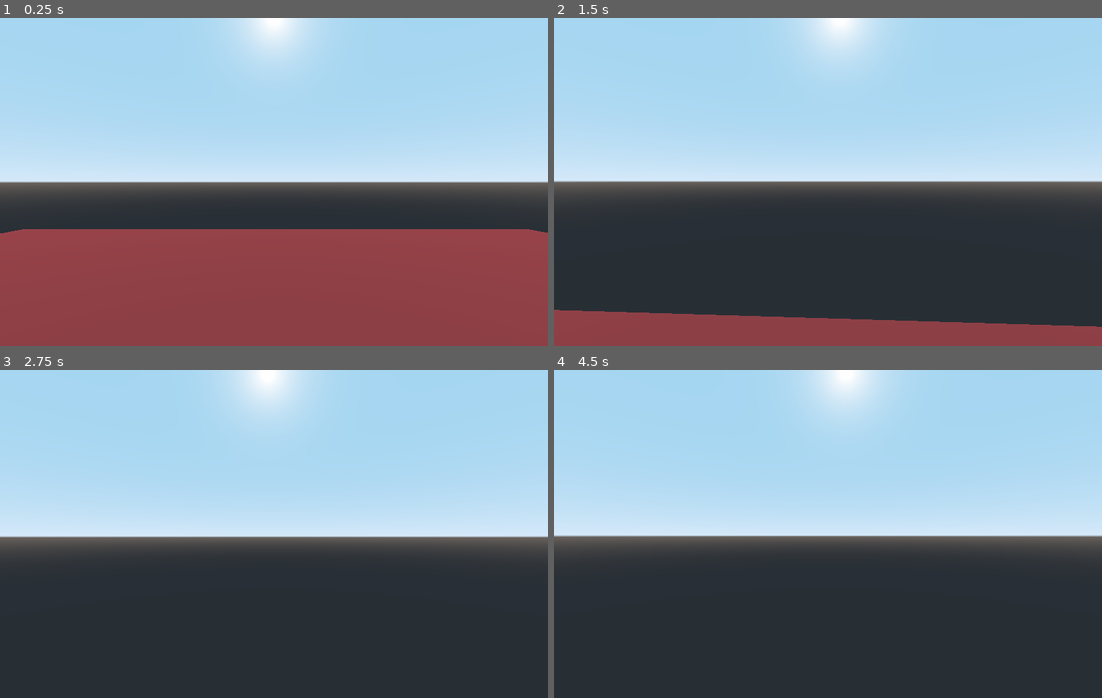
Above: before the commit, frames 1-4 (two rows, left to right).
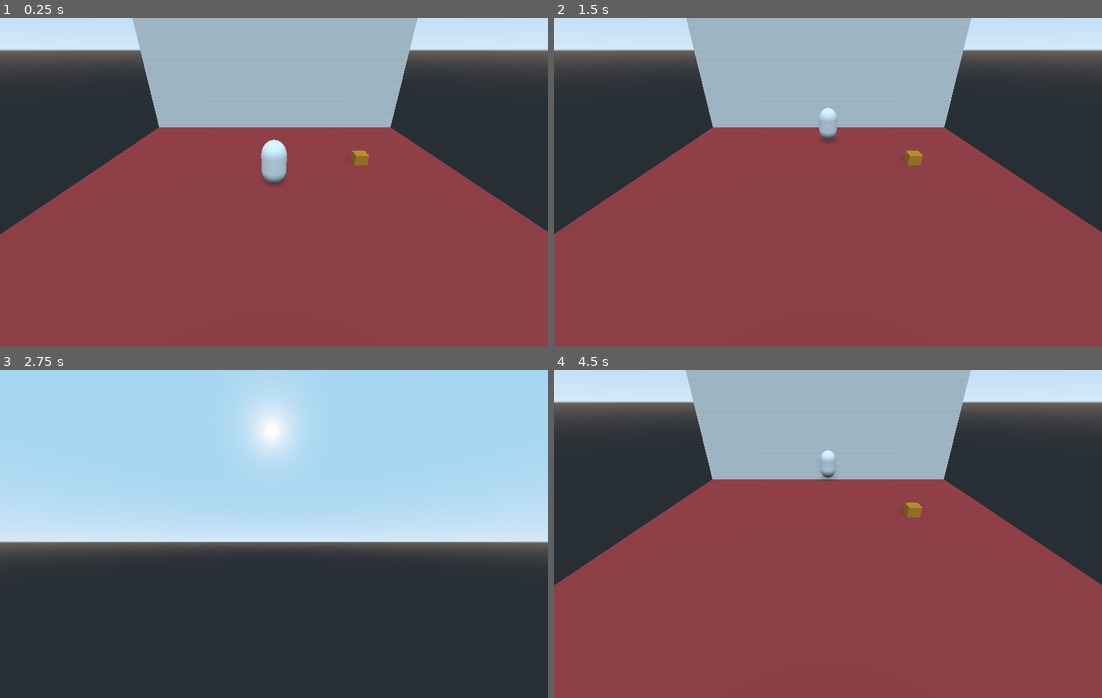
Above: after the commit, the same moments.

Repository: Carbine28/Game-to-Teach-3D-Transformation
Game: Godot game, scene res://main.tscn
Same seed, same stepped clock (60 frames per second), same inputs: the game is played once before the commit and once after it.
Inputs (mouse positions are in pixels of both pictures, inside the frame that each line leads up to):
- Up to frame 1 (0.25 s): no input
- Up to frame 2 (1.5 s): tap Enter at 0.5 s; move the mouse to (855, 182) at 0.52 s; hold W (move_forward) from 0.53 s (still down); tap Tab (switch_camera, bound only after the commit) at 0.6, 1.35 s; tap Space (jump) at 0.77 s; move the mouse to (800, 182) at 1.27 s
- Up to frame 3 (2.75 s): keep holding W (move_forward); tap Space (jump) at 1.52 s; move the mouse to (284, 527) at 2.02 s; tap Tab (switch_camera, bound only after the commit) at 2.1 s
- Up to frame 4 (4.5 s): keep holding W (move_forward); tap Space (jump) at 2.75, 3.02, 3.77 s; move the mouse to (822, 540) at 2.77 s; tap Tab (switch_camera, bound only after the commit) at 2.85, 3.6, 4.35 s; move the mouse to (866, 537) at 3.52 s; tap Q (debug_button, bound only after the commit) at 4.15 s; tap Enter at 4.25 s; move the mouse to (784, 530) at 4.27 s

The runs differ from the first frame. In frame 1, 63% of the frame differs, in the area x 0-100%, y 0-67%; in frame 2, 90%; in frame 3, 3.7%; in frame 4, 99%, in the area x 0-100%, y 0-100%.

Commit message:
Improved movement and camera system

Diff:
--- /dev/null
+++ b/Base/Camera.gd
@@ -0,0 +1,22 @@
+extends Position3D
+
+# Get reference to the two cameras
+onready var firstPersonCamera = $firstPerson
+var look_rotation = Vector3.ZERO
+export var mouse_sensitivity = 0.05
+
+func _ready():
+	#rotation = thirdPersonCamera.rotation
+	pass
+
+func _process(delta):
+	if firstPersonCamera.current:
+		rotation_degrees.x = look_rotation.x
+		rotation_degrees.y = look_rotation.y
+
+func _input(event):
+	if event is InputEventMouseMotion and firstPersonCamera.current:
+		look_rotation.x -= event.relative.y * mouse_sensitivity
+		look_rotation.x = clamp(look_rotation.x, -89.9, 89.9)
+		look_rotation.y -= event.relative.x * mouse_sensitivity
+		look_rotation.y = wrapf(look_rotation.y, 0.0, 360.0)
--- a/Base/Player.gd
+++ b/Base/Player.gd
@@ -1,37 +1,45 @@
 extends KinematicBody
 
-export var mouse_sensitivity = 0.05
+onready var _body = $Body
+onready var _camera = $Camera
+# Used for first person picking? But do we really need it
+onready var interaction = $Camera/firstPerson/RayCast
+var picked_Object
+
 export var speed = 10
 export var acceleration = 10
 export var jump = 8
+export var gravity = 18.2
+
 export var coyoteTime = 0.2
 var coyoteTimeCounter = 0.0
 
-export var gravity = 18.2
-
-onready var _body = $Body
-onready var _head = $Head
-
 var velocity = Vector3.ZERO
-var look_rotation = Vector3.ZERO
 var direction = Vector3.ZERO
+var prevDirection = Vector3.ZERO
+var cameraIsActive = false
+var defaultSpawnPoint
 
 func _ready():
-	Input.set_mouse_mode(Input.MOUSE_MODE_CAPTURED)
-	_body.visible = false # Disabled player model in first person so it cant be seen
-	_head.rotation = rotation # Set Initial Camera to be aligned with Player model rotation
+	defaultSpawnPoint = global_translation
+	prevDirection = _camera.rotation
 
 func _physics_process(delta):
-	# Sets the head(camera) rotation based on mouse movement
-	_head.rotation_degrees.x = look_rotation.x
-	_head.rotation_degrees.y = look_rotation.y
 	# Set player movement to WASD controls, normalize and rotate so direction moved is always the camera front
 	direction = Vector3(
 		Input.get_action_strength("move_right") - Input.get_action_strength("move_left"),
 		0,
 		Input.get_action_strength("move_backward") - Input.get_action_strength("move_forward")
-	).normalized().rotated(Vector3.UP, _head.rotation.y)
+	).normalized().rotated(Vector3.UP, _camera.rotation.y)
 
+	# Sync Camera when switching
+	if _body.visible:
+		if direction != Vector3.ZERO:
+			_body.look_at(translation + direction, Vector3.UP)
+			prevDirection = _body.rotation
+	else:
+		_body.rotation.y = _camera.rotation.y
+		prevDirection = _body.rotation
 	# Interpolate current velocity to desired velocity
 	velocity.x = lerp(velocity.x, direction.x * speed, acceleration * delta)
 	velocity.z = lerp(velocity.z, direction.z * speed, acceleration * delta)
@@ -51,9 +59,14 @@
 	if (Input.is_action_just_released("jump") and velocity.y > 0.0):
 		coyoteTimeCounter = 0.0
 
-func _input(event):
-	if event is InputEventMouseMotion:
-		look_rotation.x -= event.relative.y * mouse_sensitivity
-		look_rotation.x = clamp(look_rotation.x, -89.9, 89.9)
-		look_rotation.y -= event.relative.x * mouse_sensitivity
-		look_rotation.y = wrapf(look_rotation.y, 0.0, 360.0)
+func _on_level_test_camera_toggled():
+	cameraIsActive = !cameraIsActive
+	_camera.get_node("firstPerson").set_process(cameraIsActive)
+	if cameraIsActive:
+		_camera.get_node("firstPerson").make_current()
+		Input.set_mouse_mode(Input.MOUSE_MODE_CAPTURED)
+		_body.visible = false
+		_camera.look_rotation.y = rad2deg(prevDirection.y)
+		_camera.look_rotation.x = rad2deg(prevDirection.x)
+	else:
+		_body.visible = true
--- a/Base/Player.tscn
+++ b/Base/Player.tscn
@@ -1,8 +1,14 @@
-[gd_scene load_steps=4 format=2]
+[gd_scene load_steps=7 format=2]
 
 [ext_resource path="res://Player.gd" type="Script" id=1]
+[ext_resource path="res://Camera.gd" type="Script" id=2]
 
 [sub_resource type="CapsuleMesh" id=1]
+
+[sub_resource type="CubeMesh" id=3]
+
+[sub_resource type="SpatialMaterial" id=4]
+albedo_color = Color( 0.298039, 0.290196, 0.290196, 1 )
 
 [sub_resource type="CapsuleShape" id=2]
 height = 0.002
@@ -12,14 +18,25 @@
 
 [node name="Body" type="Spatial" parent="."]
 
-[node name="MeshInstance" type="MeshInstance" parent="Body"]
+[node name="body" type="MeshInstance" parent="Body"]
 transform = Transform( 0.886903, 0, 0, 0, -4.73151e-08, -1.08244, 0, 0.875932, -3.82882e-08, 0.00233388, 1.58099, 0.011692 )
 mesh = SubResource( 1 )
 
-[node name="Head" type="Position3D" parent="."]
-transform = Transform( 1, 0, 0, 0, 1, 0, 0, 0, 1, 0, 2.55125, -0.959462 )
+[node name="head" type="MeshInstance" parent="Body"]
+transform = Transform( 0.386323, 0, 0, 0, 0.222089, 0, 0, 0, 0.193294, 0, 2.478, -0.77621 )
+mesh = SubResource( 3 )
+material/0 = SubResource( 4 )
 
-[node name="Camera" type="Camera" parent="Head"]
+[node name="Camera" type="Position3D" parent="."]
+transform = Transform( 1, 0, 0, 0, 1, 0, 0, 0, 1, 0, 2.5, -1 )
+script = ExtResource( 2 )
+
+[node name="firstPerson" type="Camera" parent="Camera"]
+fov = 90.0
+
+[node name="RayCast" type="RayCast" parent="Camera/firstPerson"]
+enabled = true
+cast_to = Vector3( 0, 0, -5 )
 
 [node name="CollisionShape" type="CollisionShape" parent="."]
 transform = Transform( 1, 0, 0, 0, -7.42236e-08, -1.69804, 0, 1, -4.37114e-08, 0, 1.576, 0 )
--- a/Base/World.gd
+++ b/Base/World.gd
@@ -8,8 +8,8 @@
 	# print_debug(get_tree().get_root()) # root node is main? since root node is main
 	call_deferred("add_child", test_level) # defer code so that when main is finished setting up ,
 
-
-func _unhandled_input(event):
-	if event is InputEventKey:
-		if event.pressed and event.scancode == KEY_ESCAPE:
-			get_tree().quit()
+func _unhandled_input(_event):
+	if Input.is_action_pressed("quit"):
+		get_tree().quit()
+	if Input.is_action_just_pressed("debug_button"):
+		pass
--- /dev/null
+++ b/Base/levels/level_test.gd
@@ -0,0 +1,46 @@
+extends Spatial
+
+onready var thirdPersonCamera = $Camera
+onready var player = $Player
+signal camera_toggled
+var cameraIsActive = true
+var ray_origin = Vector3()
+var ray_target = Vector3()
+
+func _ready():
+	thirdPersonCamera.make_current()
+	Input.set_mouse_mode(Input.MOUSE_MODE_VISIBLE)
+
+func _physics_process(delta):
+	var mouse_position = get_viewport().get_mouse_position()
+
+	if thirdPersonCamera.current:
+		ray_origin = thirdPersonCamera.project_ray_origin(mouse_position)
+		ray_target = ray_origin + thirdPersonCamera.project_ray_normal(mouse_position) * 2000
+
+		var space_state = get_world().direct_space_state
+		var intersection = space_state.intersect_ray(ray_origin, ray_target)
+
+		if not intersection.empty():
+			#var pos = intersection.position
+			#print(intersection.collider)
+			pass
+func _process(delta):
+	if Input.is_action_just_pressed("switch_camera"):
+		emit_signal("camera_toggled")
+		cameraIsActive = !cameraIsActive
+		thirdPersonCamera.set_process(cameraIsActive) # Enable/Disable TP Camera
+		if cameraIsActive:
+			thirdPersonCamera.make_current()
+			Input.set_mouse_mode(Input.MOUSE_MODE_VISIBLE)
+			player.get_node("Camera").rotation = thirdPersonCamera.rotation # reset rotation so input matches camera
+	if cameraIsActive:
+		thirdPersonCamera.translation.x = player.translation.x
+
+func _on_OutofBoundsFloor_body_entered(body):
+	# Player
+	if body.name == "Player":
+		body.global_translation = body.defaultSpawnPoint
+	else: # Objects with gravity
+		body.global_translation = body.owner.defaultSpawnPoint
+	# Objects without gravity
--- a/Base/levels/level_test.tscn
+++ b/Base/levels/level_test.tscn
@@ -1,6 +1,8 @@
-[gd_scene load_steps=5 format=2]
+[gd_scene load_steps=9 format=2]
 
 [ext_resource path="res://Player.tscn" type="PackedScene" id=1]
+[ext_resource path="res://levels/level_test.gd" type="Script" id=2]
+[ext_resource path="res://transformable_Objects/box.tscn" type="PackedScene" id=3]
 
 [sub_resource type="BoxShape" id=2]
 extents = Vector3( 15, 1, 15 )
@@ -12,8 +14,18 @@
 material = SubResource( 3 )
 size = Vector3( 30, 2, 30 )
 
+[sub_resource type="SpatialMaterial" id=4]
+albedo_color = Color( 0.941176, 0.941176, 0.941176, 1 )
+
+[sub_resource type="BoxShape" id=5]
+extents = Vector3( 60, 1, 60 )
+
 [node name="level_test" type="Spatial"]
 transform = Transform( 1, 0, 0, 0, 1, 0, 0, 0, 1, -0.0143375, -0.0479512, 0.000162125 )
+script = ExtResource( 2 )
+
+[node name="Player" parent="." instance=ExtResource( 1 )]
+transform = Transform( 1, 0, 0, 0, 1, 0, 0, 0, 1, -0.100951, 0.79234, 0.0118334 )
 
 [node name="Floor" type="StaticBody" parent="."]
 transform = Transform( 1, 0, 0, 0, 1, 0, 0, 0, 1, 0.00493431, 0, 0.0344582 )
@@ -31,5 +43,31 @@
 light_energy = 0.3
 shadow_enabled = true
 
-[node name="Player" parent="." instance=ExtResource( 1 )]
-transform = Transform( 1, 0, 0, 0, 1, 0, 0, 0, 1, -0.100951, 0.79234, 0.0118334 )
+[node name="Walls" type="Spatial" parent="."]
+
+[node name="Wall" type="StaticBody" parent="Walls"]
+transform = Transform( 1, 0, 0, 0, -4.37114e-08, -1, 0, 1, -4.37114e-08, 0.00493431, 12.7687, -14.8949 )
+
+[node name="CollisionShape" type="CollisionShape" parent="Walls/Wall"]
+transform = Transform( 0.999657, 0, 0, 0, 0.999657, 0, 0, 0, 0.999657, 0, -1, 0 )
+shape = SubResource( 2 )
+
+[node name="MeshInstance" type="MeshInstance" parent="Walls/Wall"]
+transform = Transform( 1, 0, 0, 0, 1.66345, -2.90005e-08, 0, -2.90005e-08, 1, 0, -1.67691, 0 )
+mesh = SubResource( 1 )
+material/0 = SubResource( 4 )
+
+[node name="Camera" type="Camera" parent="."]
+transform = Transform( 1, 0, 0, 0, 0.871128, 0.491056, 0, -0.491056, 0.871128, 0, 8.76117, 15.1 )
+
+[node name="OutofBoundsFloor" type="Area" parent="."]
+transform = Transform( 1, 0, 0, 0, 1, 0, 0, 0, 1, 0, -19.4613, 0 )
+
+[node name="CollisionShape" type="CollisionShape" parent="OutofBoundsFloor"]
+shape = SubResource( 5 )
+
+[node name="spatial" parent="." instance=ExtResource( 3 )]
+transform = Transform( 1, 0, 0, 0, 1, 0, 0, 0, 1, 7.41955, 0.475794, -3.91853 )
+
+[connection signal="camera_toggled" from="." to="Player" method="_on_level_test_camera_toggled"]
+[connection signal="body_entered" from="OutofBoundsFloor" to="." method="_on_OutofBoundsFloor_body_entered"]
--- a/Base/project.godot
+++ b/Base/project.godot
@@ -18,7 +18,6 @@
 
 window/size/width=1200
 window/size/height=720
-window/size/fullscreen=true
 
 [gui]
 
@@ -51,6 +50,21 @@
 "events": [ Object(InputEventKey,"resource_local_to_scene":false,"resource_name":"","device":0,"alt":false,"shift":false,"control":false,"meta":false,"command":false,"pressed":false,"scancode":32,"physical_scancode":0,"unicode":0,"echo":false,"script":null)
  ]
 }
+quit={
+"deadzone": 0.5,
+"events": [ Object(InputEventKey,"resource_local_to_scene":false,"resource_name":"","device":0,"alt":false,"shift":false,"control":false,"meta":false,"command":false,"pressed":false,"scancode":16777217,"physical_scancode":0,"unicode":0,"echo":false,"script":null)
+ ]
+}
+switch_camera={
+"deadzone": 0.5,
+"events": [ Object(InputEventKey,"resource_local_to_scene":false,"resource_name":"","device":0,"alt":false,"shift":false,"control":false,"meta":false,"command":false,"pressed":false,"scancode":16777218,"physical_scancode":0,"unicode":0,"echo":false,"script":null)
+ ]
+}
+debug_button={
+"deadzone": 0.5,
+"events": [ Object(InputEventKey,"resource_local_to_scene":false,"resource_name":"","device":0,"alt":false,"shift":false,"control":false,"meta":false,"command":false,"pressed":false,"scancode":81,"physical_scancode":0,"unicode":0,"echo":false,"script":null)
+ ]
+}
 
 [physics]
 
--- /dev/null
+++ b/Base/transformable_Objects/box.gd
@@ -0,0 +1,8 @@
+extends Spatial
+
+# Script for all moveable objects - Non gravity
+var defaultSpawnPoint
+#
+
+func _ready():
+	defaultSpawnPoint = global_translation
--- /dev/null
+++ b/Base/transformable_Objects/box.tscn
@@ -0,0 +1,26 @@
+[gd_scene load_steps=5 format=2]
+
+[ext_resource path="res://transformable_Objects/box.gd" type="Script" id=1]
+
+[sub_resource type="CubeMesh" id=1]
+
+[sub_resource type="SpatialMaterial" id=2]
+albedo_color = Color( 0.862745, 0.568627, 0.152941, 1 )
+
+[sub_resource type="BoxShape" id=3]
+extents = Vector3( 0.5, 0.5, 0.5 )
+
+[node name="spatial" type="Spatial"]
+script = ExtResource( 1 )
+
+[node name="box" type="StaticBody" parent="."]
+
+[node name="MeshInstance" type="MeshInstance" parent="box"]
+transform = Transform( 0.56154, 0, 0, 0, 0.4539, 0, 0, 0, 0.57091, 0, 0, 0 )
+mesh = SubResource( 1 )
+skeleton = NodePath("")
+material/0 = SubResource( 2 )
+
+[node name="CollisionShape" type="CollisionShape" parent="box"]
+transform = Transform( 1.17087, 0, 0, 0, 0.96205, 0, 0, 0, 1.19202, 0, 0, 0 )
+shape = SubResource( 3 )
